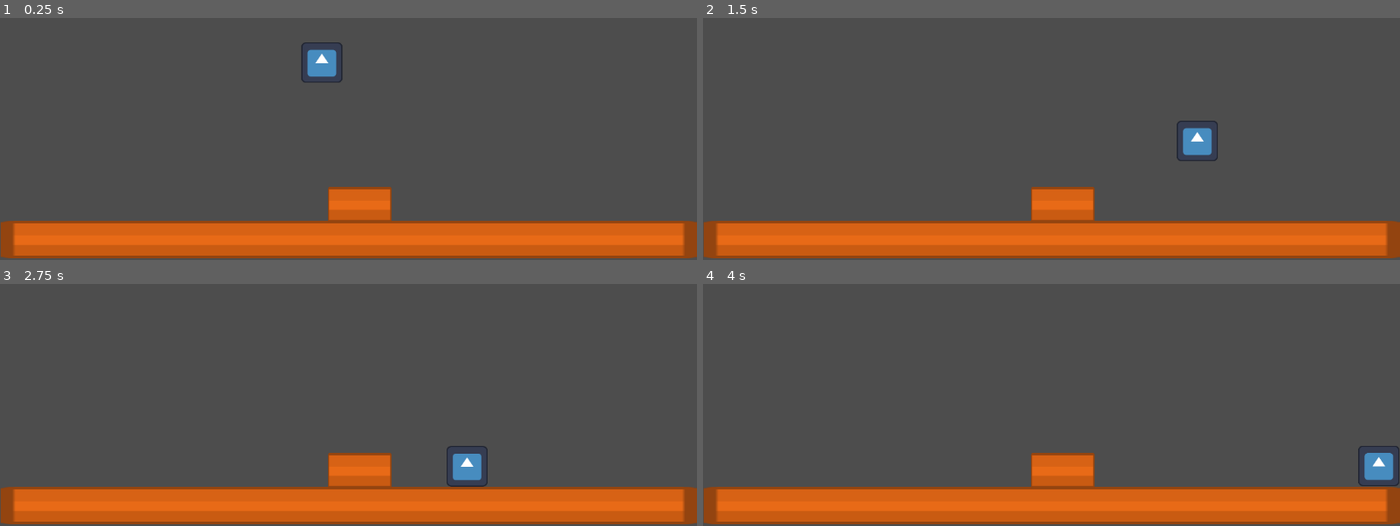
Above: before the commit, frames 1-4 (two rows, left to right).
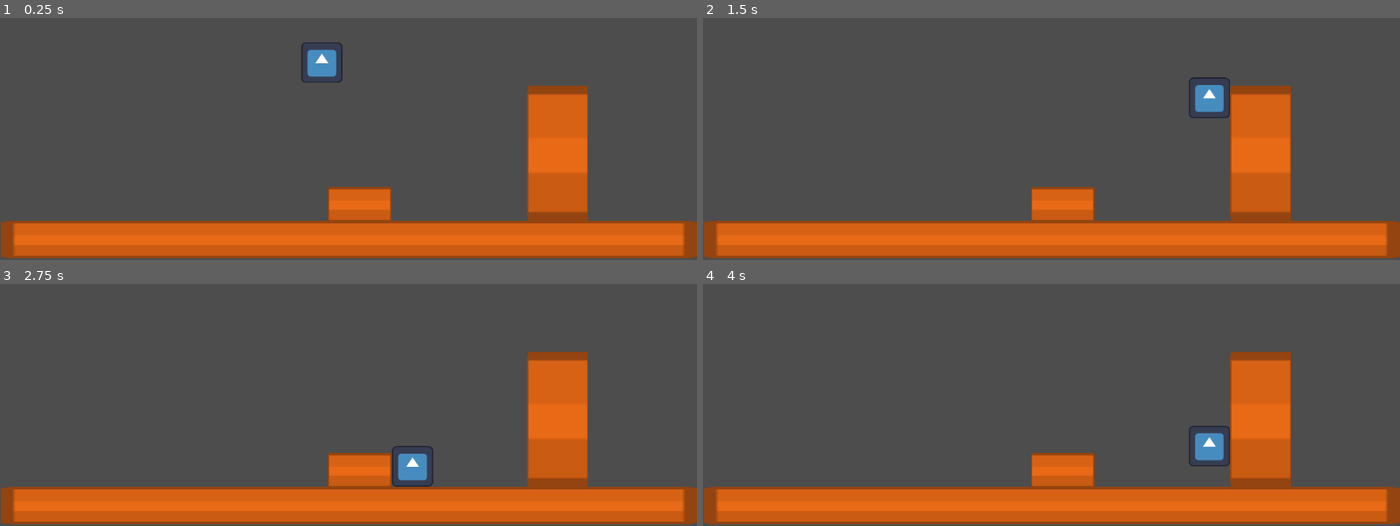
Above: after the commit, the same moments.

Repository: florencia333/ejercicio_movimiento
Game: Godot game, scene res://Mundo.tscn
Two runs of this game, one before a commit and one after it. Both use one fixed random seed, a clock stepped at 60 frames per second and the inputs below. The engine's default icon, where the game draws it, is replaced by a stand-in: a white triangle on a blue panel in a dark square.
Inputs:
- Up to frame 1 (0.25 s): no input
- Up to frame 2 (1.5 s): tap Enter (ui_accept) at 0.5, 0.77 s; hold Right (ui_right) from 0.53 s (still down)
- Up to frame 3 (2.75 s): tap Enter (ui_accept) at 1.52 s; release Right (ui_right) at 2.03 s; hold Left (ui_left) from 2.03 s (still down)
- Up to frame 4 (4 s): release Left (ui_left) at 2.78 s; hold Right (ui_right) from 2.78 s (still down); tap Enter (ui_accept) at 3.02, 3.77 s

The runs differ from the first frame. In frame 1, 4.9% of the frame differs, in the area x 75-85%, y 28-84%; in frame 2, 6.1%; in frame 3, 6.1%, in the area x 56-85%, y 28-84%; in frame 4, 6.1%.

Commit message:
update 2
le agregué los obstáculos y el piso

Diff:
--- a/godot_movimiento/Mundo.tscn
+++ b/godot_movimiento/Mundo.tscn
@@ -21,22 +21,32 @@
 scale = Vector2(0.536133, 0.528161)
 texture = ExtResource("1_7c66d")
 
-[node name="StaticBody2D" type="StaticBody2D" parent="."]
+[node name="Piso" type="StaticBody2D" parent="."]
 
-[node name="BarrierRed" type="Sprite2D" parent="StaticBody2D"]
+[node name="BarrierRed" type="Sprite2D" parent="Piso"]
 position = Vector2(575.5, 616)
 scale = Vector2(5.48095, 1)
 texture = ExtResource("3_o25w7")
 
-[node name="CollisionPolygon2D" type="CollisionPolygon2D" parent="StaticBody2D"]
+[node name="CollisionPolygon2D" type="CollisionPolygon2D" parent="Piso"]
 polygon = PackedVector2Array(0, 586, 1152, 584, 1152, 646, 0, 647)
 
-[node name="StaticBody2D2" type="StaticBody2D" parent="."]
+[node name="Obstaculo1" type="StaticBody2D" parent="."]
 
-[node name="CollisionPolygon2D" type="CollisionPolygon2D" parent="StaticBody2D2"]
+[node name="CollisionPolygon2D" type="CollisionPolygon2D" parent="Obstaculo1"]
 polygon = PackedVector2Array(539, 527, 647, 528, 647, 582, 541, 583)
 
-[node name="BarrierRed" type="Sprite2D" parent="StaticBody2D2"]
+[node name="BarrierRed" type="Sprite2D" parent="Obstaculo1"]
 position = Vector2(593.625, 558.25)
 scale = Vector2(0.49881, 0.943549)
 texture = ExtResource("3_o25w7")
+
+[node name="StaticBody2D" type="StaticBody2D" parent="."]
+
+[node name="CollisionPolygon2D" type="CollisionPolygon2D" parent="StaticBody2D"]
+polygon = PackedVector2Array(872, 359, 972, 359, 971, 583, 872, 583)
+
+[node name="BarrierRed" type="Sprite2D" parent="StaticBody2D"]
+position = Vector2(921, 473)
+scale = Vector2(0.480952, 3.6129)
+texture = ExtResource("3_o25w7")
--- a/godot_movimiento/Personaje.gd
+++ b/godot_movimiento/Personaje.gd
@@ -1,8 +1,8 @@
 extends CharacterBody2D
 
 
-const SPEED = 300.0
-const JUMP_VELOCITY = -400.0
+const SPEED = 450.0
+const JUMP_VELOCITY = -500.0
 
 # Get the gravity from the project settings to be synced with RigidBody nodes.
 var gravity = ProjectSettings.get_setting("physics/2d/default_gravity")
